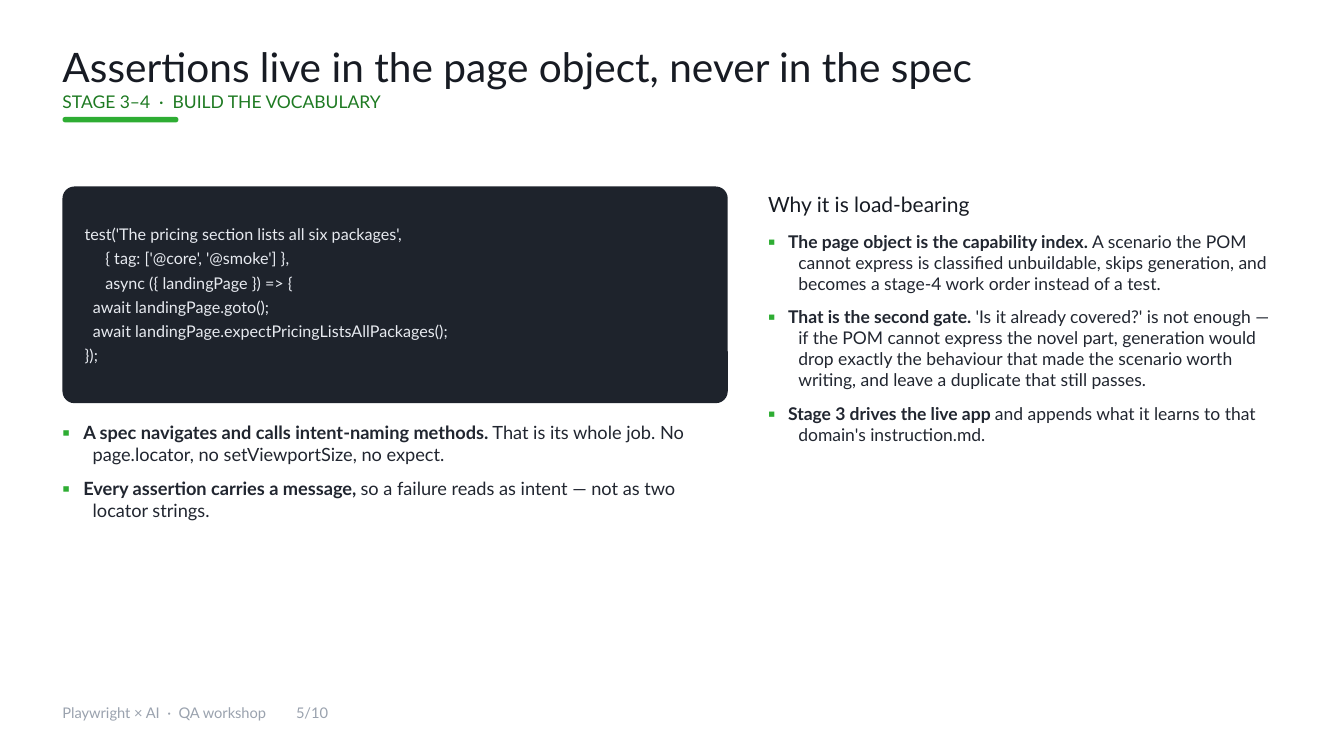
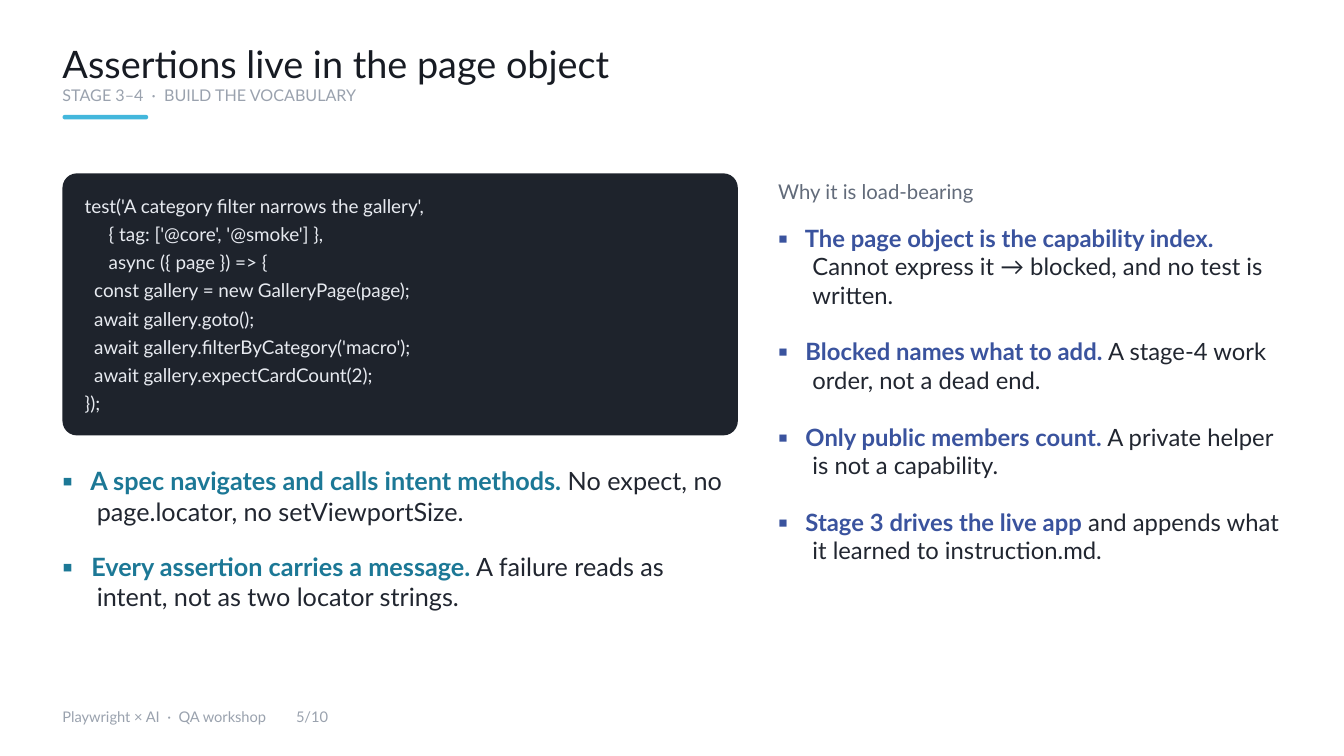
Before and after one commit to yogap02/pwxai, a slide deck: slide 5 of deck/Playwright-AI-QA-Workshop.pptx. Drawn at 1344x756 pixels with LibreOffice and Linux fonts; fonts in the diff are those of the drawing. Boxes give left, top, right and bottom in pixels: in the first picture for what was removed or moved away, otherwise in the second. Text is boxed around its words. In the diff, an @@ line names an element or a change of style, - is before the commit and + after.

```diff
--- a/deck/Playwright-AI-QA-Workshop.pptx
+++ b/deck/Playwright-AI-QA-Workshop.pptx
@@ text at [62,50,609,85]: text changed; size 29 to 27 pt @@
-Assertions live in the page object, never in the spec
+Assertions live in the page object
@@ text at [62,89,356,101]: size 12.5 to 11.5 pt, text colour #1E7A22 to #9AA2AE in "STAGE 3–4 · BUILD THE VOCABULARY" @@
@@ rounded rectangle: place and size @@
-rounded rectangle at [63,117,178,123]
+rounded rectangle at [63,115,148,119]
@@ rounded rectangle at [63,115,148,119]: fill #2EAD33 to #43B7DC @@
@@ rounded rectangle: place and size @@
-rounded rectangle at [63,187,728,403]
+rounded rectangle at [63,173,738,436]
@@ text "Why it is load-bearing": place and size @@
-text "Why it is load-bearing" at [768,196,1267,441]
+text "Why it is load-bearing" at [778,184,1279,559]
@@ text at [85,198,424,217]: text changed; size 11.5 to 13.5 pt @@
-test('The pricing section lists all six packages',
+test('A category filter narrows the gallery',
@@ text "test('A category filter narrows the ...": place and size @@
-text "test('A category filter narrows the ..." at [85,227,448,340]
+text "test('A category filter narrows the ..." at [85,198,424,386]
@@ text at [778,184,974,203]: size 15 to 14.5 pt, text colour #171B23 to #626B7A in "Why it is load-bearing"; more space between paragraphs @@
@@ text at [119,226,308,245]: size 11.5 to 13.5 pt in "{ tag: ['@core', '@smoke'] },", "});" @@
@@ text at [805,229,1279,559]: text changed; size 12.5 to 17 pt @@
-▪ The page object is the capability index. A scenario the POM cannot express is classified unbuildable, skips generation, and becomes a stage-4 work order instead of a test.
-▪ That is the second gate. 'Is it already covered?' is not enough — if the POM cannot express the novel part, generation would drop exactly the behaviour that made the scenario worth writing, and leave a duplicate that still passes.
-▪ Stage 3 drives the live app and appends what it learns to that domain's instruction.md.
+▪ The page object is the capability index. Cannot express it → blocked, and no test is written.
+▪ Blocked names what to add. A stage-4 work order, not a dead end.
+▪ Only public members count. A private helper is not a capability.
+▪ Stage 3 drives the live app and appends what it learned to instruction.md.
@@ text at [94,259,411,386]: text changed; size 11.5 to 13.5 pt @@
-async ({ landingPage }) => {
-await landingPage.goto();
-await landingPage.expectPricingListsAllPackages();
+async ({ page }) => {
+const gallery = new GalleryPage(page);
+await gallery.goto();
+await gallery.filterByCategory('macro');
+await gallery.expectCardCount(2);
@@ text at [90,471,722,611]: text changed; size 13 to 18 pt @@
-▪ A spec navigates and calls intent-naming methods. That is its whole job. No page.locator, no setViewportSize, no expect.
-▪ Every assertion carries a message, so a failure reads as intent — not as two locator strings.
+▪ A spec navigates and calls intent methods. No expect, no page.locator, no setViewportSize.
+▪ Every assertion carries a message. A failure reads as intent, not as two locator strings.
@@ text "Playwright × AI · QA ...": place and size @@
-text "Playwright × AI · QA ..." at [62,707,328,721]
+text "Playwright × AI · QA ..." at [62,711,328,725]
```
Also in this commit, not shown: 9 other slides changed, 21 other files.
